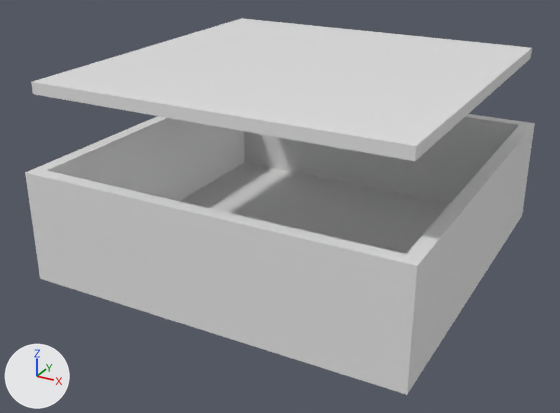
The Blender file model/box.blend, before and after one commit.
Both versions are drawn from a camera (50 mm lens) standing at (30.4, -59.5, 28.2) and looking at (-0.9, -2.5, -0.2). Every picture has the same lights, and +X, +Y and +Z are marked at lower left.

In view in the first picture: 'Matrix', 'Matrix.001'.
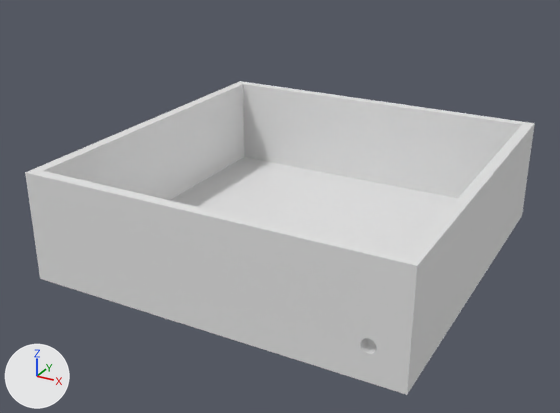
Changed parts and their boxes [x1, y1, x2, y2] in the pictures (560 x 413 px):
'Matrix.001', reshaped, modifiers changed
    before: [25, 114, 535, 395]
    after: [25, 81, 535, 395]
'Matrix', hidden
    before: [31, 18, 532, 161]
part 1 of me_cube_002, built on
    before: [36, 170, 417, 356]
    after: [36, 81, 535, 356]

The change, as a diff of the scene's bpy script:
```diff
--- a/model/box.blend.py
+++ b/model/box.blend.py
@@ me_cube_002 @@
 # used by ob_matrix_001
-me_cube_002.from_pydata(...)  # 8 vertices, 5 faces; spans x -1.0..1.0, y -1.0..1.0, z -1.0..1.0
-me_cube_002.materials.append(mat_material)  # white #e7e7e7
+me_cube_002.from_pydata(...)  # 80 vertices, 46 faces; spans x -1.0..1.0, y -1.0..1.0, z -1.0..1.0
+# me_cube_002 part 1
+# 1 face is deleted
+# 40 vertices are added at x -0.94..0.94, y -1.0..0.94, z -0.8..1.0
+# 32 new vertices lie (0.0, 0.06, 0.0) away from vertices in x 0.79..0.86, y -1.0, z -0.52..-0.28
+# 42 new faces join them
@@ ob_matrix @@
 ob_matrix = bpy.data.objects.new('Matrix', me_cube)
-ob_matrix.location = (0.0, 0.0, 12.05)
+ob_matrix.location = (0.0, 0.0, 15.11)
 ob_matrix.scale = (16.0, 16.0, 0.5)
+ob_matrix.hide_set(True)
@@ ob_matrix_001 @@
 ob_matrix_001.scale = (17.0, 17.0, 5.0)
-_m = ob_matrix_001.modifiers.new('Solidify', 'SOLIDIFY')
-_m.thickness = 0.1
```
